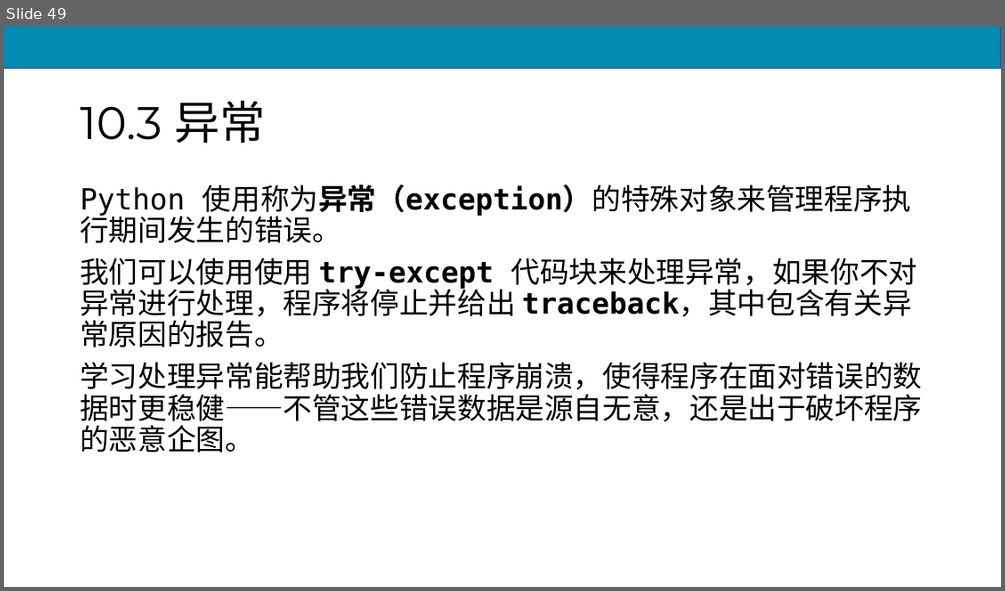
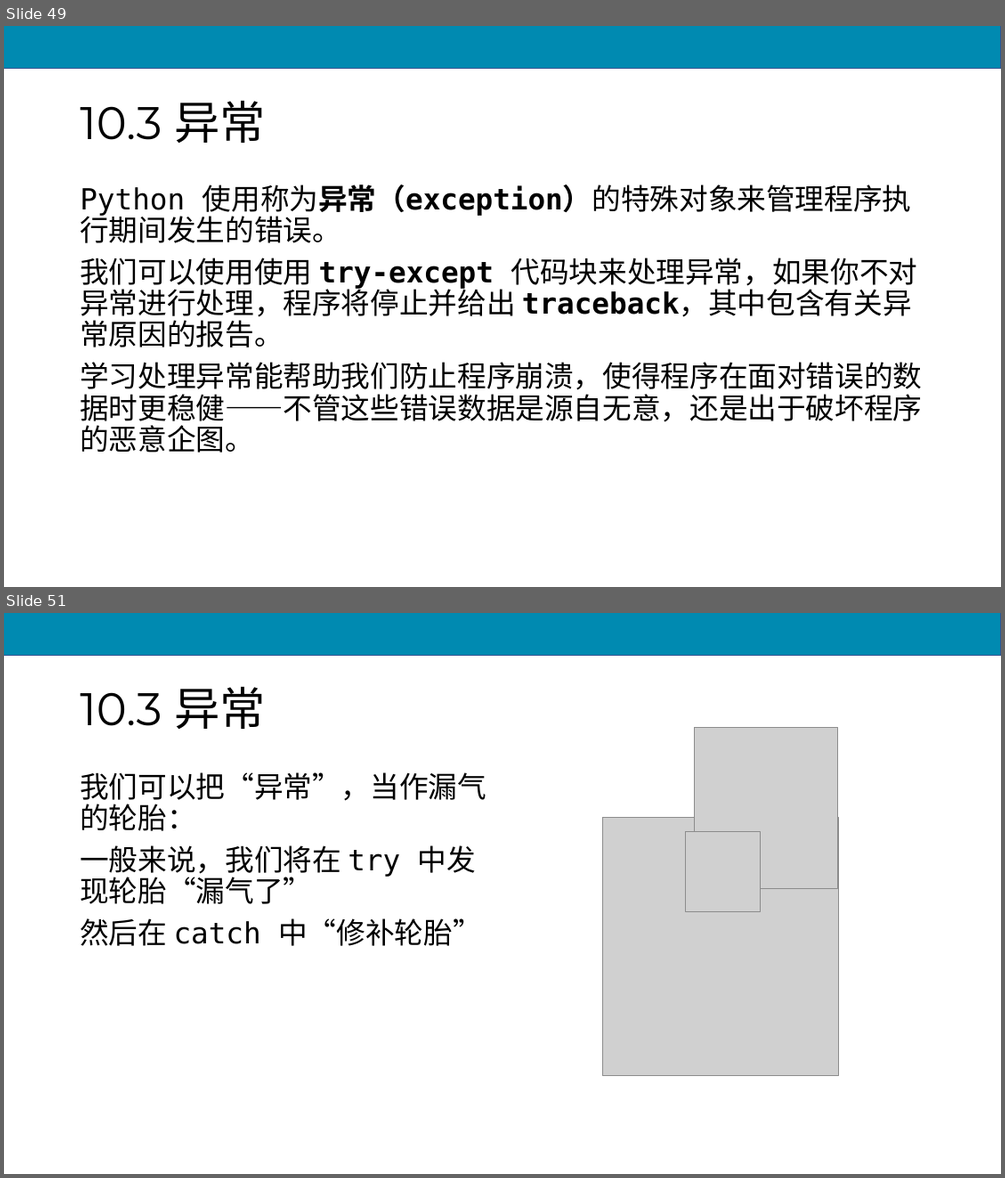
Before and after one commit to scruel/pcc_3e_slides, a slide deck: PPT/python10.pptx. Shown one above the other, each under a label of ours: slide 49 before the commit, slides 49 and 51 after it; the slides between them are not shown. The pictures are 1005x591 and 1005x1178 pixels, drawn with LibreOffice and Linux fonts; fonts in the diff are those of the drawing; grey boxes stand for pictures. Boxes give left, top, right and bottom in pixels: in the first picture for what was removed or moved away, otherwise in the second. Text is boxed around its words. In the diff, an @@ line names an element or a change of style, - is before the commit and + after.

```diff
--- a/PPT/python10.pptx
+++ b/PPT/python10.pptx
@@ slide 51 added at <box>4,613,1001,1174</box>, background #FFFFFF; not listed: 1 template element that a slide beside it also shows @@
@@ title added at <box>80,686,266,729</box>, 44 pt, text #000000 @@
+10.3 异常
@@ picture added at <box>695,728,838,888</box> @@
@@ text added at <box>80,772,486,946</box>, 28 pt, text #000000 @@
+我们可以把“异常”，当作漏气的轮胎：
+一般来说，我们将在 try 中发现轮胎“漏气了”
+然后在 catch 中“修补轮胎”
@@ picture added at <box>603,818,840,1076</box> @@
@@ picture added at <box>686,832,760,911</box> @@
```
Also in this commit, not shown: 2 slides changed, 1 other slide added, 12 other files.
